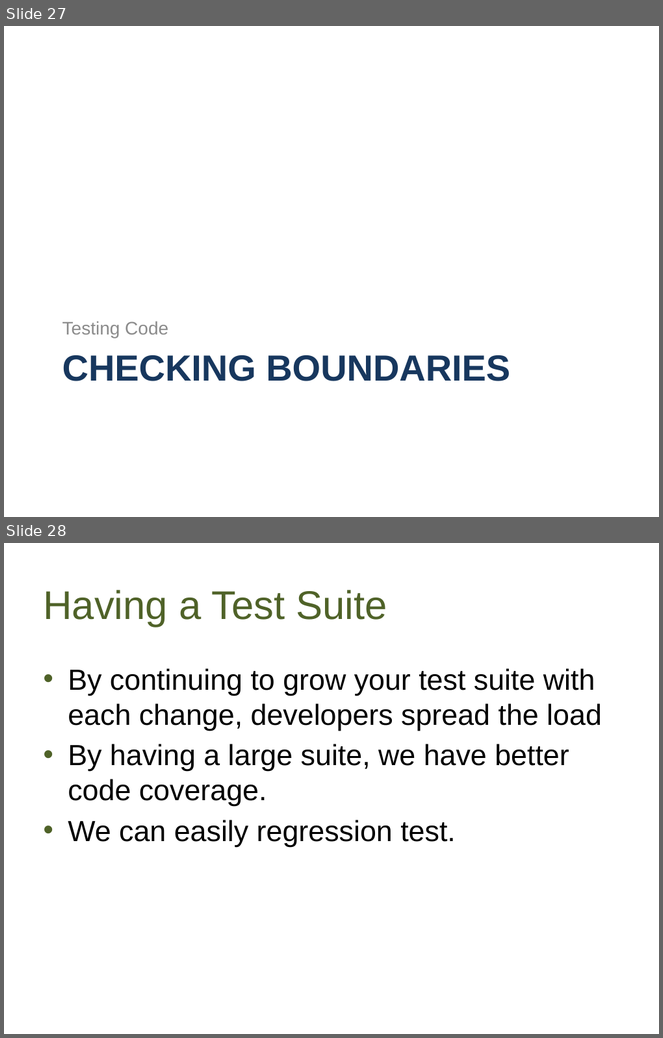
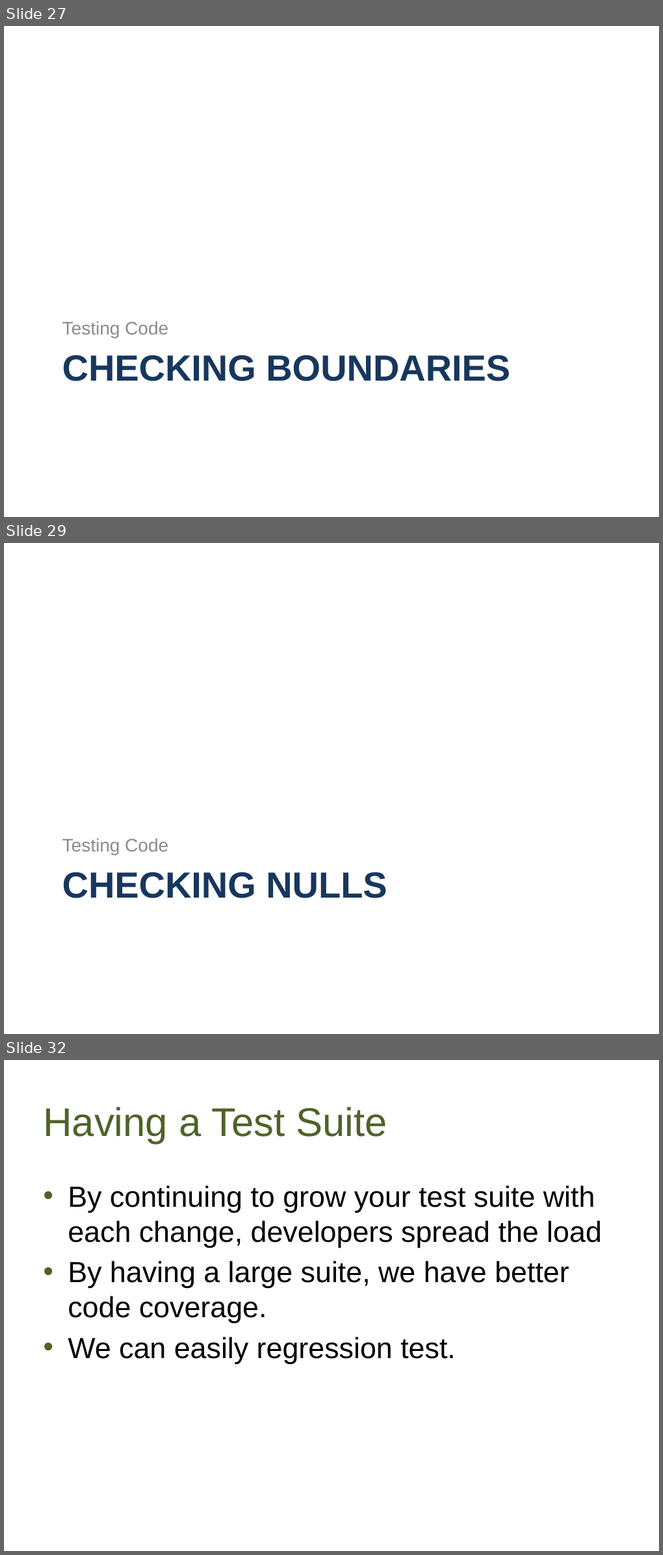
Before and after one commit to way0utwest/UnitTestingTSQL, a slide deck: UnitTestingTSQL.pptx. Shown one above the other, each under a label of ours: slides 27 and 28 before the commit, slides 27, 29 and 32 after it; the slides between them are not shown. The pictures are 663x1038 and 663x1555 pixels, drawn with LibreOffice and Linux fonts; fonts in the diff are those of the drawing; background and template pictures are left out. Boxes give left, top, right and bottom in pixels: in the first picture for what was removed or moved away, otherwise in the second. Text is boxed around its words. In the diff, an @@ line names an element or a change of style, - is before the commit and + after.

```diff
--- a/UnitTestingTSQL.pptx
+++ b/UnitTestingTSQL.pptx
@@ slide 29 added at <box>4,543,659,1034</box>, background picture (left out) @@
@@ text added at <box>62,839,168,855</box>, 20 pt, text #8C8C8C @@
+Testing Code
@@ title added at <box>62,873,387,899</box>, 40 pt, text #17375E, bold @@
+CHECKING NULLS
@@ what was slide 28 is now slide 32 @@
```
Also in this commit, not shown: 2 slides changed, 4 other slides added, 6 other files.
